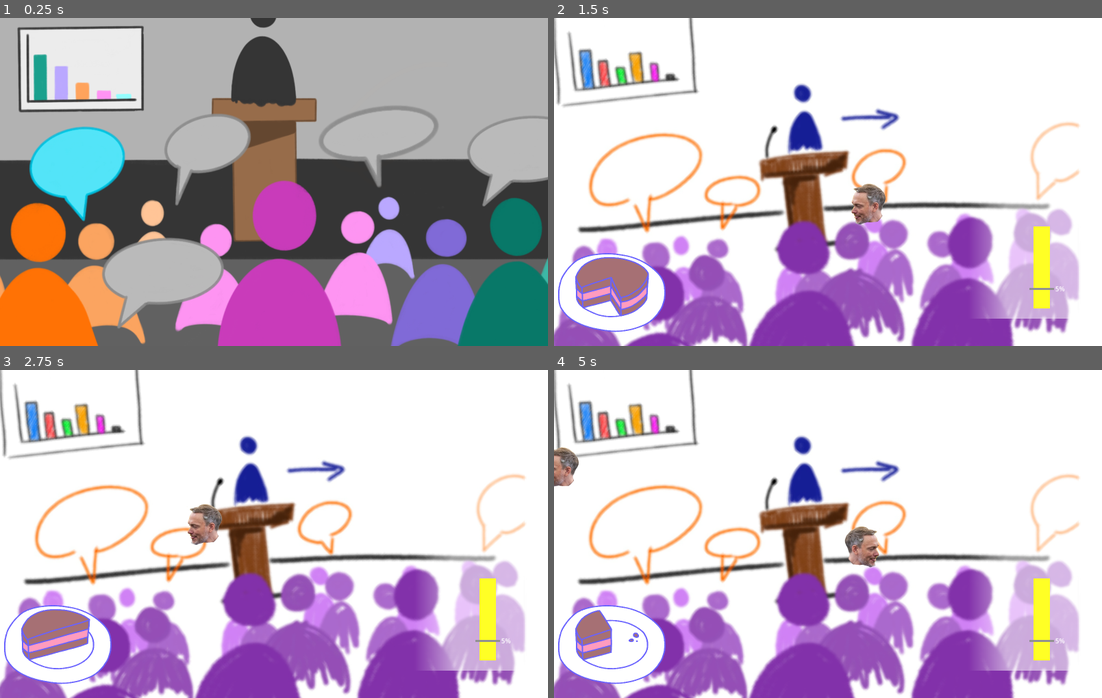
Above: before the commit, frames 1-4 (two rows, left to right).
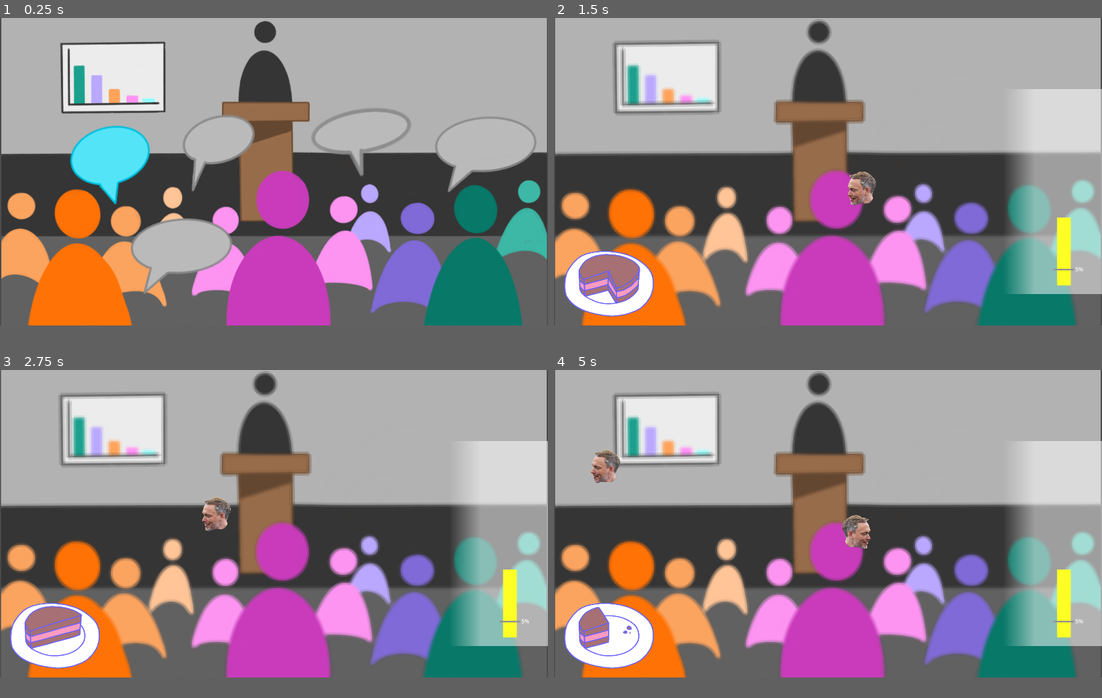
Above: after the commit, the same moments.

Repository: FuckUnity/ggj-2025
Game: Godot game, scene res://game.tscn
Two runs of this game, one before a commit and one after it. Both use one fixed random seed, a clock stepped at 60 frames per second and the inputs below. Sound files missing from this copy of the repository are replaced by a short silence.
Inputs (mouse positions are in pixels of both pictures, inside the frame that each line leads up to; where the layout moved, square brackets give the same spot in the first picture):
- Up to frame 1 (0.25 s): no input
- Up to frame 2 (1.5 s): click (674, 175) [647, 172] at 0.5 s; tap Enter at 1.25 s; move the mouse to (948, 165) at 1.27 s; hold D (right) from 1.28 s (still down); tap 0 at 1.35 s; click (948, 165) at 1.42 s
- Up to frame 3 (2.75 s): tap Space (jump) at 1.52 s; release D (right) at 2 s; drag from (164, 550) to (246, 599) at 2.02 s
- Up to frame 4 (5 s): move the mouse to (882, 461) at 2.77 s; hold Left (left) 2.78-3.5 s; tap 0 at 2.85, 4.35 s; drag from (800, 599) to (663, 484) at 3.52 s; move the mouse to (992, 583) at 4.27 s; hold D (right) from 4.28 s (still down); tap Space (jump) at 4.52 s
In our replay, the window is 800x480 before the commit and 800x450 after it. These sizes can differ from the game's own. Grey fills any space a smaller window leaves; there, only what the larger window draws over its background counts as a difference.

The runs differ from the first frame. In frame 1, 45% of the frame differs, in the area x 0-100%, y 0-100%; in frame 2, 94%; in frame 3, 94%; in frame 4, 94%.

Commit message:
Fix + Podium + scaling

Diff:
--- a/game/game.tscn
+++ b/game/game.tscn
@@ -1,11 +1,12 @@
-[gd_scene load_steps=6 format=3 uid="uid://ct5tqvbp5y31w"]
+[gd_scene load_steps=7 format=3 uid="uid://ct5tqvbp5y31w"]
 
 [ext_resource type="Script" path="res://game.gd" id="1_m2r4w"]
 [ext_resource type="PackedScene" uid="uid://b88wdcxmke5r4" path="res://level/give_them_cake/give_them_cake.tscn" id="2_66lbb"]
+[ext_resource type="PackedScene" uid="uid://cv2xgcfitlne7" path="res://level/fakenews_please/fakenews_please.tscn" id="3_pwbkv"]
 [ext_resource type="PackedScene" uid="uid://dvehssf85u3rp" path="res://level/credits/credits.tscn" id="3_w1tdo"]
 [ext_resource type="PackedScene" uid="uid://cgjgchmjnfx5e" path="res://level/plants/plants.tscn" id="3_wqbey"]
 [ext_resource type="PackedScene" uid="uid://be7ddha5a1yoa" path="res://level/expose/expose.tscn" id="5_7paaf"]
 
 [node name="Main" type="Node2D"]
 script = ExtResource("1_m2r4w")
-levels = Array[PackedScene]([ExtResource("2_66lbb"), null, ExtResource("3_wqbey"), ExtResource("5_7paaf"), ExtResource("3_w1tdo")])
+levels = Array[PackedScene]([ExtResource("2_66lbb"), ExtResource("3_pwbkv"), ExtResource("5_7paaf"), ExtResource("3_wqbey"), ExtResource("3_w1tdo")])
--- a/game/level/fakenews_please/paper.gd
+++ b/game/level/fakenews_please/paper.gd
@@ -1,4 +1,6 @@
 class_name Paper extends DraggableBody
+
+const FakenewsPlease = preload("res://level/fakenews_please/fakenews_please.gd")
 
 enum PaperState {NONE, CHECKED, FAKE}
 
--- a/game/level/give_them_cake/give_them_cake.tscn
+++ b/game/level/give_them_cake/give_them_cake.tscn
@@ -1,17 +1,37 @@
-[gd_scene load_steps=13 format=3 uid="uid://b88wdcxmke5r4"]
+[gd_scene load_steps=21 format=3 uid="uid://b88wdcxmke5r4"]
 
 [ext_resource type="Script" path="res://level/give_them_cake/give_them_cake.gd" id="1_r1qa1"]
 [ext_resource type="Shader" path="res://level/give_them_cake/blur.gdshader" id="2_bh1rm"]
-[ext_resource type="Texture2D" uid="uid://bj7yb3qclre7g" path="res://assets/stage/stage.jpeg" id="3_rmnew"]
+[ext_resource type="Texture2D" uid="uid://dktk1cih7iqli" path="res://assets/stage/layer_00_bg.png" id="3_j043g"]
+[ext_resource type="Texture2D" uid="uid://dy78gmlnbnv0j" path="res://assets/stage/layer_04_chart.png" id="4_0u8ms"]
 [ext_resource type="Texture2D" uid="uid://l36rvqpw58d0" path="res://assets/give_them_cake/kuchen5.png" id="4_5ca34"]
+[ext_resource type="Texture2D" uid="uid://c75u15rvm1o1w" path="res://assets/stage/layer_05_person.png" id="5_cv04u"]
 [ext_resource type="Texture2D" uid="uid://77iy3elbcdqe" path="res://assets/give_them_cake/kuchen4.png" id="5_w2fry"]
+[ext_resource type="Texture2D" uid="uid://cadyhda27aplb" path="res://assets/stage/layer_06_podium.png" id="6_ejsk1"]
 [ext_resource type="Texture2D" uid="uid://d2wpo7wgfac26" path="res://assets/give_them_cake/kuchen3.png" id="6_mu2tk"]
 [ext_resource type="Texture2D" uid="uid://dliwok6ph5y2a" path="res://assets/give_them_cake/kuchen2.png" id="7_ci6a1"]
+[ext_resource type="Texture2D" uid="uid://bsul0hlup17k8" path="res://assets/stage/layer_10_crowd.png" id="7_r7vc4"]
 [ext_resource type="Texture2D" uid="uid://dpkem80544t7t" path="res://assets/give_them_cake/kuchen1.png" id="8_sym2n"]
 
-[sub_resource type="ShaderMaterial" id="ShaderMaterial_3o1jy"]
+[sub_resource type="ShaderMaterial" id="ShaderMaterial_3mv8h"]
 shader = ExtResource("2_bh1rm")
-shader_parameter/radius = 4.0
+shader_parameter/radius = 5.0
+
+[sub_resource type="ShaderMaterial" id="ShaderMaterial_a1v5s"]
+shader = ExtResource("2_bh1rm")
+shader_parameter/radius = 5.0
+
+[sub_resource type="ShaderMaterial" id="ShaderMaterial_4yr88"]
+shader = ExtResource("2_bh1rm")
+shader_parameter/radius = 5.0
+
+[sub_resource type="ShaderMaterial" id="ShaderMaterial_6ayfm"]
+shader = ExtResource("2_bh1rm")
+shader_parameter/radius = 5.0
+
+[sub_resource type="ShaderMaterial" id="ShaderMaterial_t5n5o"]
+shader = ExtResource("2_bh1rm")
+shader_parameter/radius = 5.0
 
 [sub_resource type="Gradient" id="Gradient_vs37c"]
 offsets = PackedFloat32Array(0, 0.20802, 0.822055, 1)
@@ -52,9 +72,9 @@
 anchor_right = 1.0
 anchor_bottom = 1.0
 offset_left = -960.0
-offset_top = -480.0
+offset_top = -540.0
 offset_right = 960.0
-offset_bottom = 600.0
+offset_bottom = 540.0
 grow_horizontal = 2
 grow_vertical = 2
 
@@ -63,22 +83,38 @@
 anchors_preset = 15
 anchor_right = 1.0
 anchor_bottom = 1.0
-offset_top = -200.0
-offset_right = 2688.0
-offset_bottom = 2176.0
 grow_horizontal = 2
 grow_vertical = 2
-scale = Vector2(0.4, 0.4)
 ratio = 1.77
 
 [node name="ColorRect" type="ColorRect" parent="Control2/AspectRatioContainer"]
 layout_mode = 2
 color = Color(0.364706, 0.686275, 0.807843, 1)
 
-[node name="TextureRect" type="TextureRect" parent="Control2/AspectRatioContainer"]
-material = SubResource("ShaderMaterial_3o1jy")
+[node name="TextureRectRoom" type="TextureRect" parent="Control2/AspectRatioContainer"]
+material = SubResource("ShaderMaterial_3mv8h")
 layout_mode = 2
-texture = ExtResource("3_rmnew")
+texture = ExtResource("3_j043g")
+
+[node name="TextureRectChart" type="TextureRect" parent="Control2/AspectRatioContainer"]
+material = SubResource("ShaderMaterial_a1v5s")
+layout_mode = 2
+texture = ExtResource("4_0u8ms")
+
+[node name="TextureRectPerson" type="TextureRect" parent="Control2/AspectRatioContainer"]
+material = SubResource("ShaderMaterial_4yr88")
+layout_mode = 2
+texture = ExtResource("5_cv04u")
+
+[node name="TextureRectPodium" type="TextureRect" parent="Control2/AspectRatioContainer"]
+material = SubResource("ShaderMaterial_6ayfm")
+layout_mode = 2
+texture = ExtResource("6_ejsk1")
+
+[node name="TextureRectCrowd" type="TextureRect" parent="Control2/AspectRatioContainer"]
+material = SubResource("ShaderMaterial_t5n5o")
+layout_mode = 2
+texture = ExtResource("7_r7vc4")
 
 [node name="Control" type="Control" parent="Control2/AspectRatioContainer"]
 layout_mode = 2
@@ -90,13 +126,13 @@
 anchor_top = 1.0
 anchor_right = 1.0
 anchor_bottom = 1.0
-offset_left = -708.0
-offset_top = -403.39
-offset_right = -708.0
-offset_bottom = -403.39
+offset_left = -152.6
+offset_top = -140.0
+offset_right = -152.6
+offset_bottom = -140.0
 grow_horizontal = 0
 grow_vertical = 0
-scale = Vector2(3, 3)
+scale = Vector2(1.2, 1.2)
 
 [node name="TextureRect" type="TextureRect" parent="Control2/AspectRatioContainer/Control/PointsHolder"]
 layout_mode = 0
@@ -135,11 +171,12 @@
 anchors_preset = 2
 anchor_top = 1.0
 anchor_bottom = 1.0
-offset_left = 1000.0
-offset_top = -403.39
-offset_right = 1000.0
-offset_bottom = -403.39
+offset_left = 260.0
+offset_top = -100.0
+offset_right = 260.0
+offset_bottom = -100.0
 grow_vertical = 0
+scale = Vector2(0.4, 0.4)
 
 [node name="Amunition" type="AnimatedSprite2D" parent="Control2/AspectRatioContainer/Control/Control2"]
 position = Vector2(-180, -121.305)
--- a/game/level/main/main.tscn
+++ b/game/level/main/main.tscn
@@ -8,6 +8,7 @@
 [ext_resource type="Texture2D" uid="uid://bqslba55e18gv" path="res://assets/stage/bubble_02.png" id="6_c0vk8"]
 [ext_resource type="Texture2D" uid="uid://c75u15rvm1o1w" path="res://assets/stage/layer_05_person.png" id="6_pv2a8"]
 [ext_resource type="Texture2D" uid="uid://bsul0hlup17k8" path="res://assets/stage/layer_10_crowd.png" id="7_2hpjl"]
+[ext_resource type="Texture2D" uid="uid://cadyhda27aplb" path="res://assets/stage/layer_06_podium.png" id="7_l4ga8"]
 [ext_resource type="Shader" path="res://level/main/hover.gdshader" id="8_al7t1"]
 [ext_resource type="Texture2D" uid="uid://djs6e8o1fik12" path="res://assets/stage/bubble_03.png" id="10_8cwtr"]
 [ext_resource type="AudioStream" uid="uid://ciaomyl45n8k4" path="res://level/main/WohnzimmerBackroundloop.mp3" id="10_koedn"]
@@ -39,7 +40,6 @@
 grow_vertical = 2
 
 [node name="AspectRatioContainer" type="AspectRatioContainer" parent="Control"]
-layout_mode = 0
 offset_right = 4096.0
 offset_bottom = 2304.0
 scale = Vector2(0.469, 0.469)
@@ -59,7 +59,7 @@
 
 [node name="TextureRectPodium" type="TextureRect" parent="Control/AspectRatioContainer"]
 layout_mode = 2
-texture = ExtResource("6_pv2a8")
+texture = ExtResource("7_l4ga8")
 
 [node name="TextureRectCrowd" type="TextureRect" parent="Control/AspectRatioContainer"]
 layout_mode = 2
--- a/game/project.godot
+++ b/game/project.godot
@@ -17,8 +17,8 @@
 
 [display]
 
-window/size/viewport_width=1600
-window/size/viewport_height=960
+window/size/viewport_width=1920
+window/size/viewport_height=1080
 window/size/initial_position_type=2
 window/stretch/mode="viewport"
 window/dpi/allow_hidpi=false
Renamed: game/assets/stage/IMG_0152.png -> game/assets/stage/layer_06_podium.png
Not shown, added: game/assets/stage/layer_06_podium.png.import
Not shown: 1 places in game/level/main/main.tscn that only renumber resources
